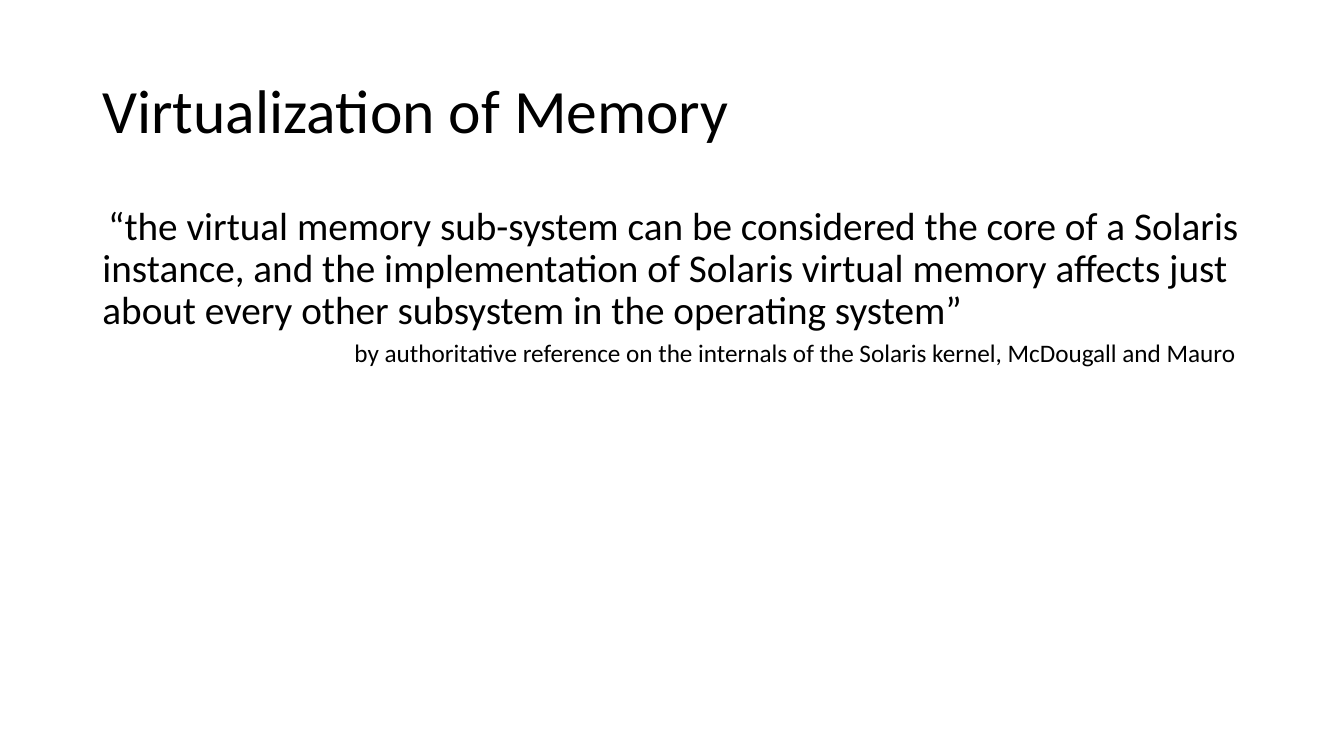
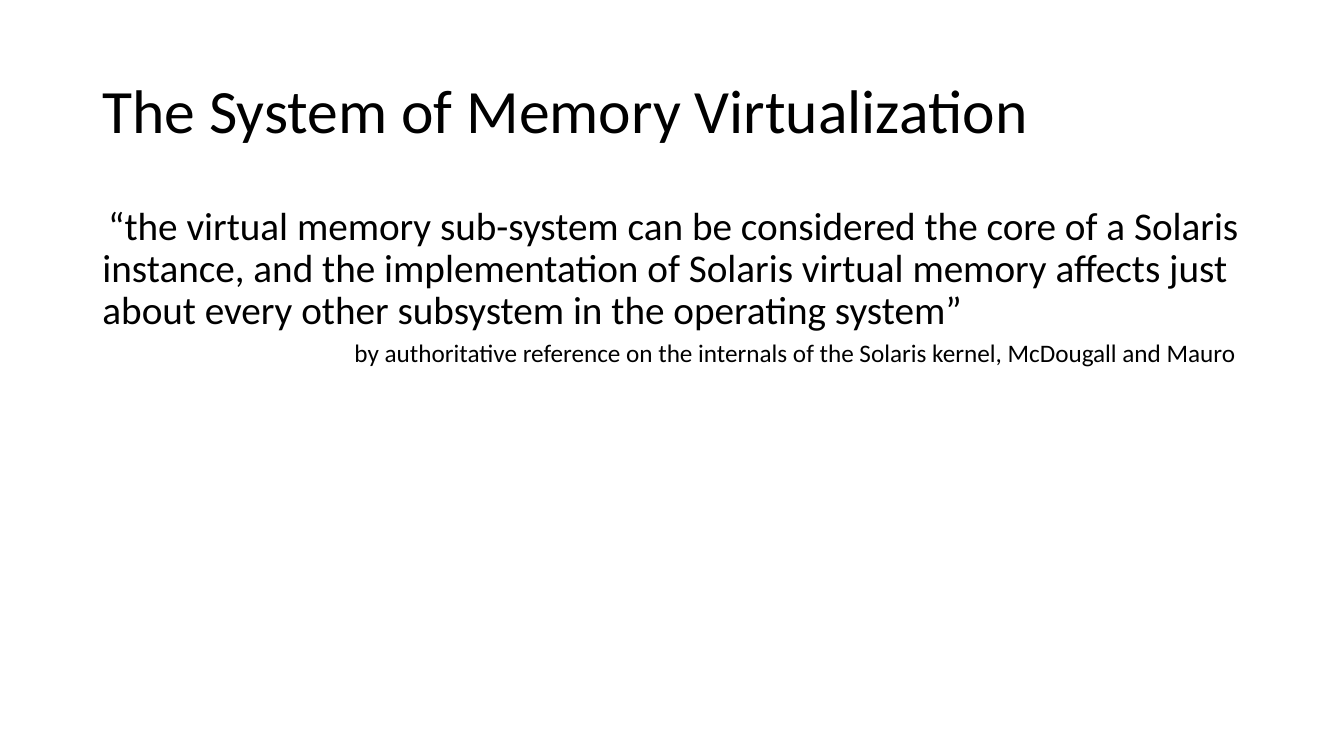
Before and after one commit to Contingent-Systems/vkern_paper, a slide deck: slide 4 of loca_virt_draft.pptx (slide 2 before the commit). Drawn at 1344x756 pixels with LibreOffice and Linux fonts; fonts in the diff are those of the drawing. Boxes give left, top, right and bottom in pixels: in the first picture for what was removed or moved away, otherwise in the second. Text is boxed around its words. In the diff, an @@ line names an element or a change of style, - is before the commit and + after.

```diff
--- a/loca_virt_draft.pptx
+++ b/loca_virt_draft.pptx
@@ title at <box>102,90,1027,143</box>: text changed @@
-Virtualization of Memory
+The System of Memory Virtualization
```
Also in this commit, not shown: 3 other slides changed, 1 slide added.
